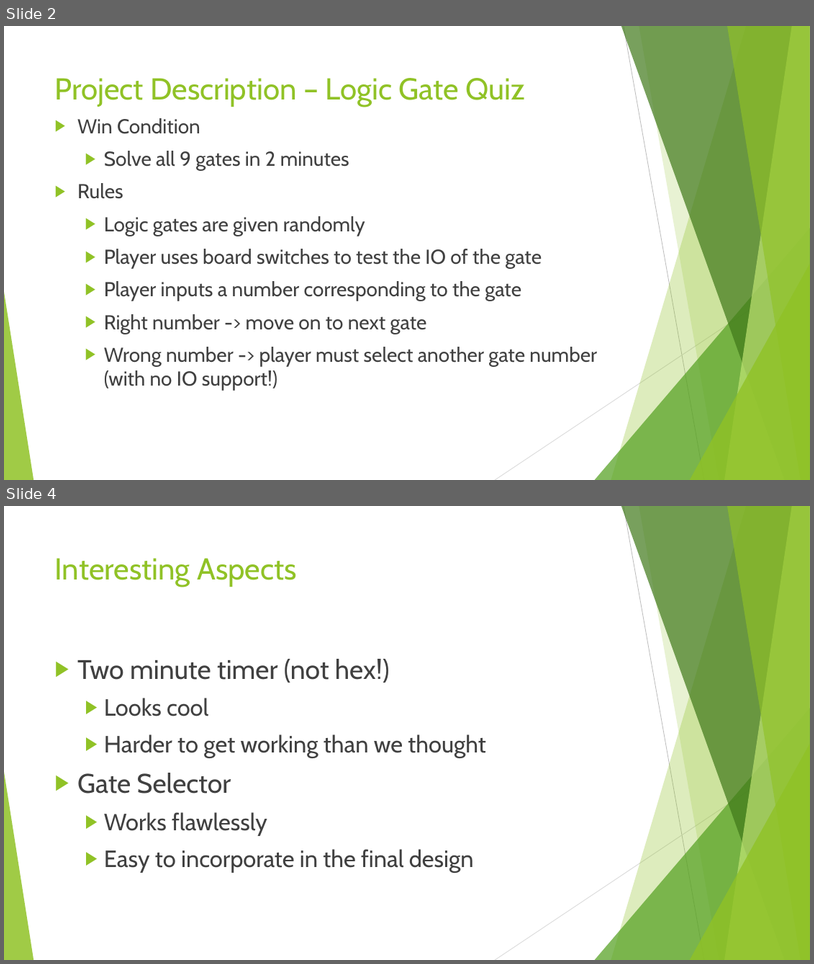
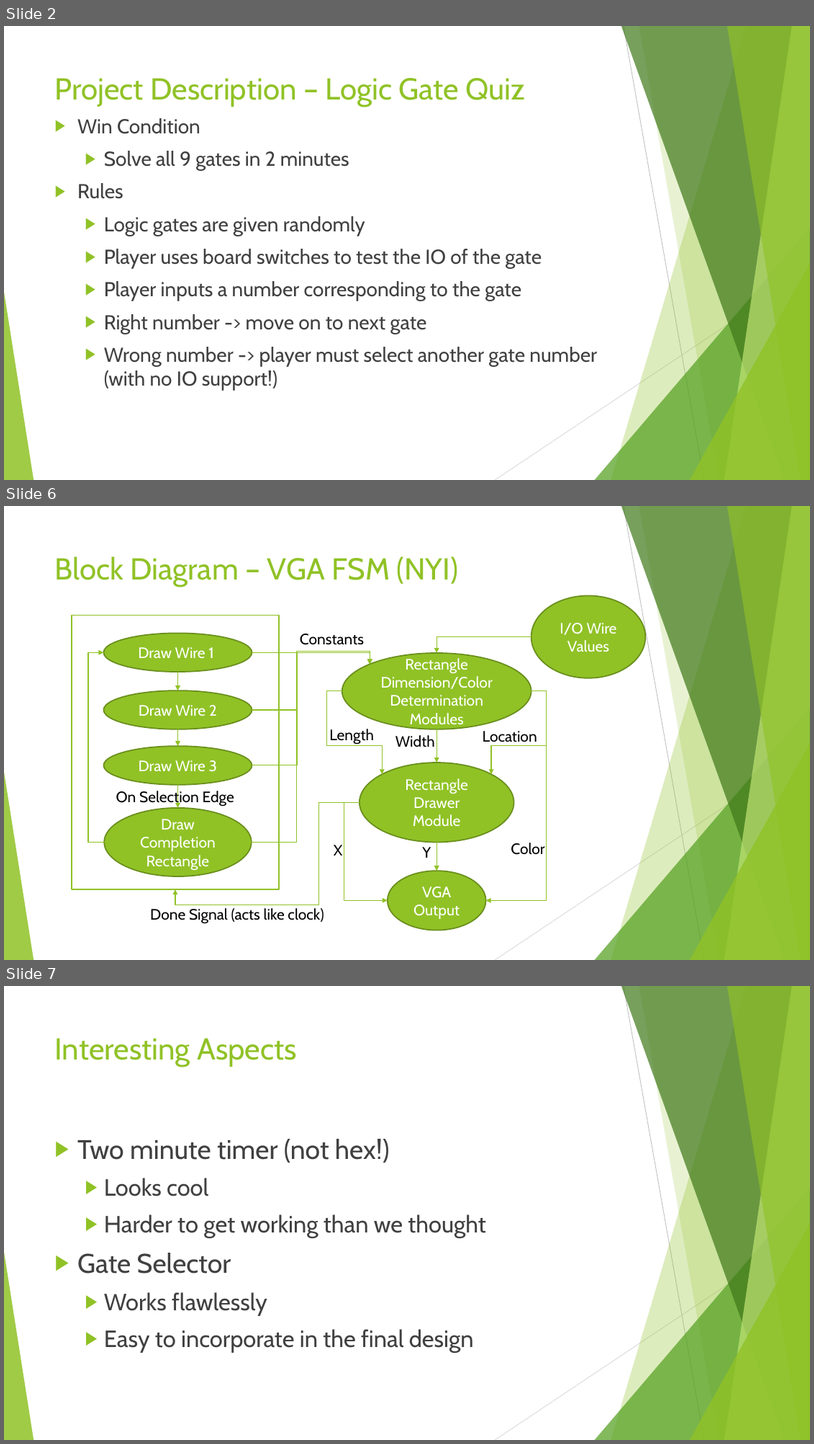
Before and after one commit to TominF6453/csc258_project, a slide deck: CSC258 Project Presentation.pptx. Shown one above the other, each under a label of ours: slides 2 and 4 before the commit, slides 2, 6 and 7 after it; the slides between them are not shown. The pictures are 814x964 and 814x1444 pixels, drawn with LibreOffice and Linux fonts; fonts in the diff are those of the drawing. Boxes give left, top, right and bottom in pixels: in the first picture for what was removed or moved away, otherwise in the second. Text is boxed around its words. In the diff, an @@ line names an element or a change of style, - is before the commit and + after.

Commit message:
Done block diagrams

```diff
--- a/CSC258 Project Presentation.pptx
+++ b/CSC258 Project Presentation.pptx
@@ slide 6 added at (4, 506, 810, 960), background #FFFFFF; not listed: 10 template elements that a slide beside it also shows @@
@@ title added at (55, 556, 458, 587), 36 pt, text #90C226 @@
+Block Diagram – VGA FSM (NYI)
@@ group added at (72, 595, 646, 930): 11 elbow arrows, 9 texts, 8 ellipses, 5 arrows, 1 rectangle @@
+Draw Wire 1
+Draw Wire 2
+Draw Wire 3
+Rectangle Dimension/Color Determination Modules
+Rectangle Drawer Module
+VGA Output
+X
+Y
+Location
+Length
+Width
+Color
+Draw Completion Rectangle
+Constants
+I/O Wire Values
+Done Signal (acts like clock)
+On Selection Edge
@@ what was slide 4 is now slide 7 @@
```
Also in this commit, not shown: 3 other slides added, 1 slide removed.
